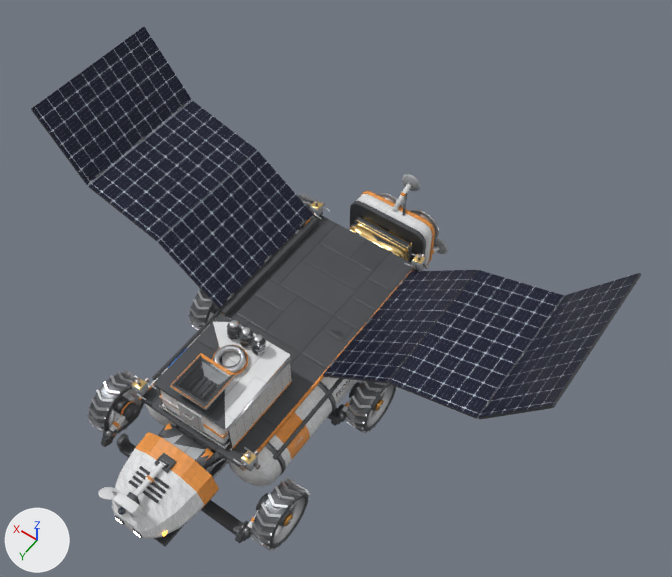
Two versions of the glTF model games/halcyon-drift/explorer/assets/models/prospector.glb, one commit apart.
The view is the same before and after, from a camera (50 mm lens) standing at (-7.26, 8.3, 17.62) and looking at (-0.75, -0.81, 3.31). The lights are fixed; the arrows at lower left show +X, +Y and +Z. The older version comes first. Both versions are drawn at frame 17 of the action 'panels_deploy'; the numbers are the values there. Vertices at exactly the same position are counted once.

The first picture shows 'prospector_body', 'radiator_L', 'sensor_mast', 'solar_wing_L', 'solar_wing_L_mid', 'solar_wing_L_outer', 'solar_wing_R', 'solar_wing_R_mid', 'solar_wing_R_outer', 'wheel_0_tyre', 'wheel_1_tyre', 'wheel_2_tyre' and 5 more.
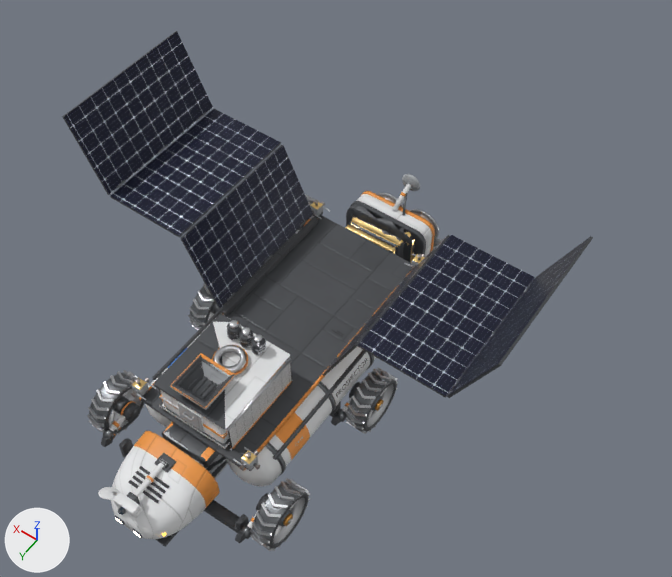
Where the change shows, as pixel boxes [x1, y1, x2, y2] in the pictures (672 x 577 px; the box of a moved part takes in the faces that stretch with it):
'prospector_body', reshaped: before [112, 174, 448, 547]; after [111, 174, 442, 547]
'solar_wing_L_mid', turned: before [389, 270, 564, 419]; after [358, 235, 535, 398]
'solar_wing_R_outer', turned: before [31, 27, 192, 185]; after [62, 31, 213, 195]
'solar_wing_R_mid', turned: before [89, 101, 257, 241]; after [110, 109, 281, 238]
'solar_wing_R', turned: before [158, 151, 313, 309]; after [180, 145, 313, 308]
'solar_wing_L_outer', turned: before [478, 273, 641, 419]; after [447, 236, 593, 398]
'solar_wing_L', turned: before [323, 270, 477, 383]; after [322, 235, 450, 376]
part 1 of me_prospector_body, rebuilt (12% shorter): before [116, 433, 249, 541]; after [119, 438, 249, 533]
part 2 of me_prospector_body, rebuilt (mostly hidden): before [328, 404, 345, 424]; after [330, 402, 341, 417]
part 3 of me_prospector_body, moved or reshaped: before [112, 217, 412, 539]; after [111, 204, 415, 539]

The edits, one by one:
Material 'tank_orange' (mat_tank_orange) is new.
Its base color is (0.9, 0.33, 0.06) (orange #f39b45).
Its roughness is 0.55.
Material 'tank_blue' (mat_tank_blue) is new.
Its base color is (0.07, 0.24, 0.7) (blue #4b86da).
Its roughness is 0.55.
Material 'tank_grey' (mat_tank_grey) is new.
Its base color is (0.42, 0.44, 0.46) (grey #adb1b5).
Its roughness is 0.55.
Material 'tank_white' (mat_tank_white) is new.
Its base color is (0.8, 0.81, 0.82) (white #e7e8ea).
Its roughness is 0.55.
me_prospector_body is used by ob_prospector_body; parent ob_prospector; location (0.0, 0.0, 0.0).
me_prospector_body had 13199 vertices, 25696 faces and spanned x -1.69..1.65, y -4.8..4.74, z 0.65..3.36.
me_prospector_body now has 13896 vertices, 27009 faces and spans x -1.65..1.65, y -4.8..4.74, z 0.67..3.36.
me_prospector_body part 1: the loose piece of 233 vertices spanning x -1.69..1.56, y 3.25..3.5, z 0.65..1.19 is rebuilt with 196 vertices and now spans x -1.61..1.4, y 3.22..3.56, z 0.76..1.26.
me_prospector_body part 2: the loose piece of 164 vertices spanning x -1.69..1.36, y 0.14..0.39, z 0.65..1.19 is rebuilt with 148 vertices and now spans x -1.56..1.49, y 0.11..0.45, z 0.76..1.27.
me_prospector_body part 3: 1 vertex moved within x 1.6, y 1.69, z 1.69; 4286 vertices removed from x -1.62..1.62, y -3.82..4.7, z 0.92..2.07; 5070 vertices added at x -1.62..1.62, y -3.88..4.7, z 0.67..2.16.
Other edits to the shape of me_prospector_body do not show in these pictures.
me_prospector_body no longer uses material mat_paint_blue.
me_prospector_body gains material mat_tank_white (white #e7e8ea).
me_prospector_body gains material mat_tank_grey (grey #adb1b5).
me_prospector_body gains material mat_tank_blue (blue #4b86da).
me_prospector_body gains material mat_tank_orange (orange #f39b45).
Object 'solar_wing_L' (ob_solar_wing_l) turns from (143, 0, 0) to (114, 0, 0) degrees about x, y and z.
Object 'solar_wing_L_mid' (ob_solar_wing_l_mid) turns from (159, 0, 0) to (114, 0, 0) degrees about x, y and z.
Object 'solar_wing_L_outer' (ob_solar_wing_l_outer) turns from (143, 0, 0) to (114, 0, 0) degrees about x, y and z.
Object 'solar_wing_R' (ob_solar_wing_r) turns from (143, 0, 0) to (114, 0, 0) degrees about x, y and z.
Object 'solar_wing_R_mid' (ob_solar_wing_r_mid) turns from (159, 0, 0) to (114, 0, 0) degrees about x, y and z.
Object 'solar_wing_R_outer' (ob_solar_wing_r_outer) turns from (143, 0, 0) to (114, 0, 0) degrees about x, y and z.
